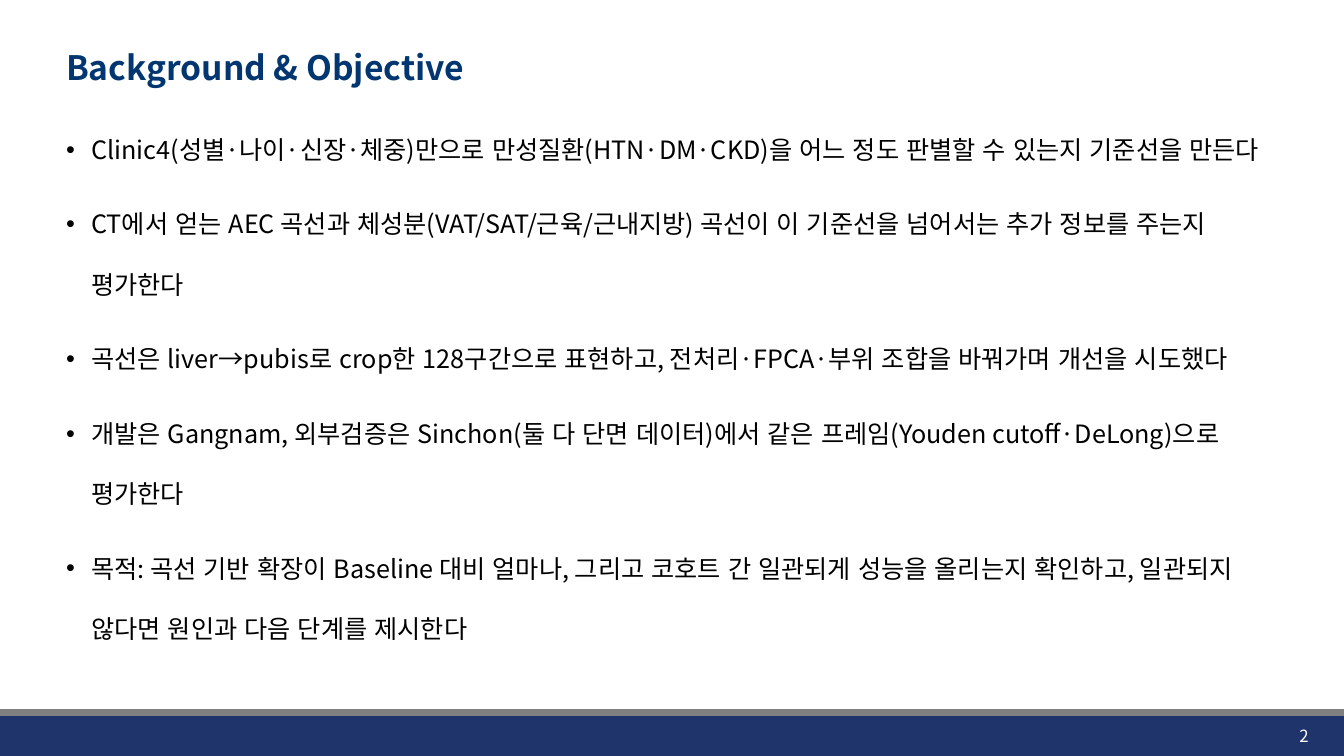
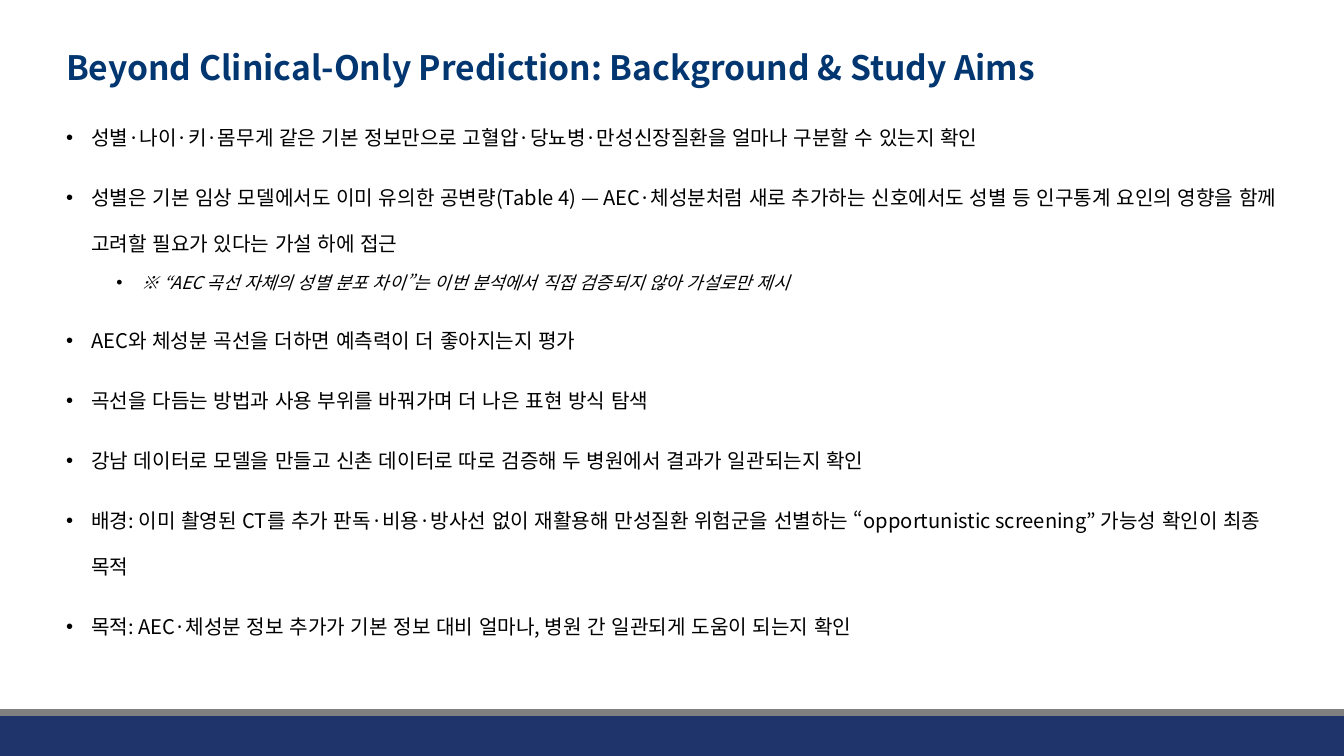
Before and after one commit to JHWannabe/Clinical_Study, a slide deck: slide 3 of docs/261002_연구세미나발표자료.pptx (slide 2 before the commit). Drawn at 1344x756 pixels with LibreOffice and Linux fonts; fonts in the diff are those of the drawing; background and template pictures are left out. Boxes give left, top, right and bottom in pixels: in the first picture for what was removed or moved away, otherwise in the second. Text is boxed around its words. In the diff, an @@ line names an element or a change of style, - is before the commit and + after.

Commit message:
세미나 발표자료 저널형식 재구성 및 Methods 세분화, 5-fold CV 분석 스크립트 추가
- 연구세미나발표자료.pptx: IMRaD 구조로 재구성(Introduction/Methods/Results/
  Discussion/Appendix), AEC·FPCA·TotalSegmentator 개념 설명 슬라이드 추가,
  Methods를 Study Design/Data Split/FPCA 적합/External Validation으로 분리하고
  Table 1을 Methods로 이동, 실제 데이터 기반 AEC 성별·질환별 분포 슬라이드 추가
- code/clinic4_5fold_cv.py: hold-out 대신 5-fold CV 기반 baseline/best 모델 평가
- code/clinic4_calibration_plot.py, clinic4_delta_auc_plot.py,
  clinic4_bodycomp_fpca_recovered.py: calibration/ΔAUC/체성분 FPCA 역변환 플롯 생성
- outputs/clinic4/: 위 스크립트 산출물(predictions_5fold.xlsx 등) 반영

```diff
--- a/docs/261002_연구세미나발표자료.pptx
+++ b/docs/261002_연구세미나발표자료.pptx
@@ title at (x1=66, y1=52, x2=1035, y2=88): text changed @@
-Background & Objective
+Beyond Clinical-Only Prediction: Background & Study Aims
@@ text at (x1=91, y1=128, x2=1276, y2=638): text changed; size 18 to 14.4 pt @@
-• Clinic4(성별·나이·신장·체중)만으로 만성질환(HTN·DM·CKD)을 어느 정도 판별할 수 있는지 기준선을 만든다
-• CT에서 얻는 AEC 곡선과 체성분(VAT/SAT/근육/근내지방) 곡선이 이 기준선을 넘어서는 추가 정보를 주는지 평가한다
-• 곡선은 liver→pubis로 crop한 128구간으로 표현하고, 전처리·FPCA·부위 조합을 바꿔가며 개선을 시도했다
-• 개발은 Gangnam, 외부검증은 Sinchon(둘 다 단면 데이터)에서 같은 프레임(Youden cutoff·DeLong)으로 평가한다
-• 목적: 곡선 기반 확장이 Baseline 대비 얼마나, 그리고 코호트 간 일관되게 성능을 올리는지 확인하고, 일관되지 않다면 원인과 다음 단계를 제시한다
+• 성별·나이·키·몸무게 같은 기본 정보만으로 고혈압·당뇨병·만성신장질환을 얼마나 구분할 수 있는지 확인
+• 성별은 기본 임상 모델에서도 이미 유의한 공변량(Table 4) — AEC·체성분처럼 새로 추가하는 신호에서도 성별 등 인구통계 요인의 영향을 함께 고려할 필요가 있다는 가설 하에 접근
+  • ※ “AEC 곡선 자체의 성별 분포 차이”는 이번 분석에서 직접 검증되지 않아 가설로만 제시
+• AEC와 체성분 곡선을 더하면 예측력이 더 좋아지는지 평가
+• 곡선을 다듬는 방법과 사용 부위를 바꿔가며 더 나은 표현 방식 탐색
+• 강남 데이터로 모델을 만들고 신촌 데이터로 따로 검증해 두 병원에서 결과가 일관되는지 확인
+• 배경: 이미 촬영된 CT를 추가 판독·비용·방사선 없이 재활용해 만성질환 위험군을 선별하는 “opportunistic screening” 가능성 확인이 최종 목적
+• 목적: AEC·체성분 정보 추가가 기본 정보 대비 얼마나, 병원 간 일관되게 도움이 되는지 확인
@@ page number removed at (x1=1299, y1=729, x2=1308, y2=742) @@
-2
```
Also in this commit, not shown: 10 other slides changed, 21 slides added, 12 slides removed, 13 other files.
